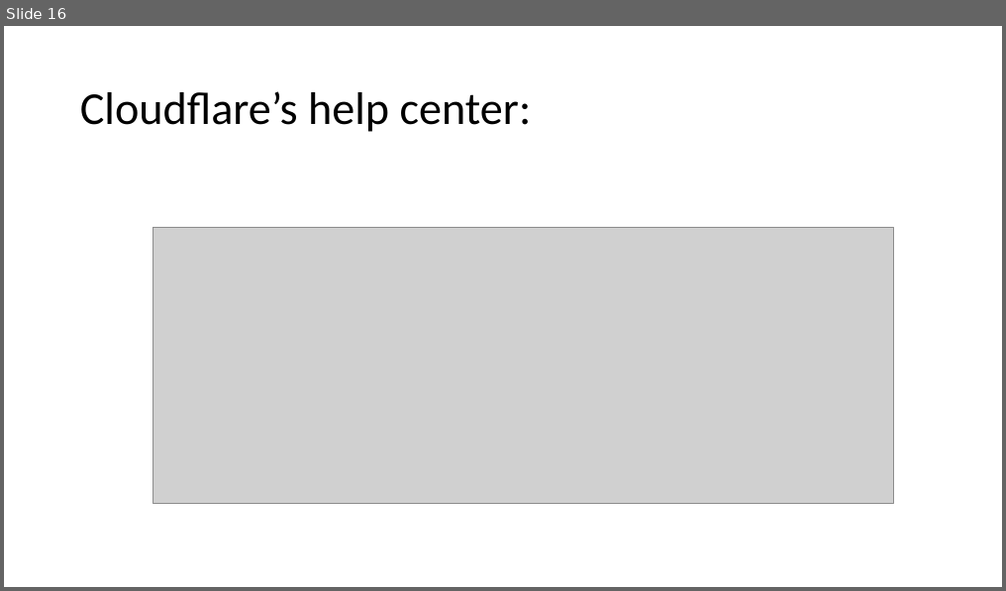
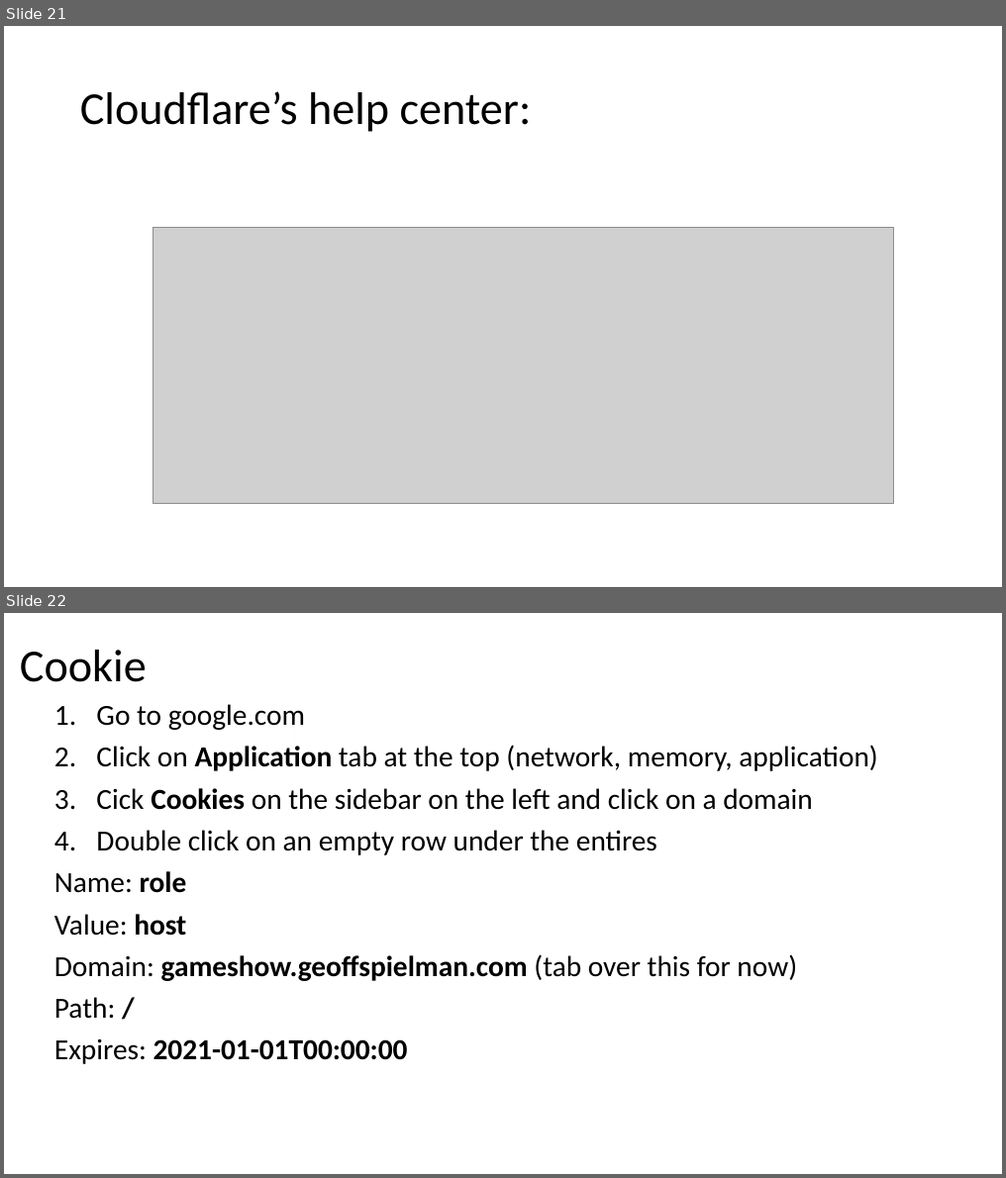
Before and after one commit to GeoffSpielman/Gameshow_Website, a slide deck: Not_Shared/Ideas.pptx. Shown one above the other, each under a label of ours: slide 16 before the commit, slides 21 and 22 after it. The pictures are 1006x591 and 1006x1178 pixels, drawn with LibreOffice and Linux fonts; fonts in the diff are those of the drawing; grey boxes stand for pictures. Boxes give left, top, right and bottom in pixels: in the first picture for what was removed or moved away, otherwise in the second. Text is boxed around its words. In the diff, an @@ line names an element or a change of style, - is before the commit and + after.

```diff
--- a/Not_Shared/Ideas.pptx
+++ b/Not_Shared/Ideas.pptx
@@ slide 22 added at [4,613,1002,1174], background #FFFFFF @@
@@ title added at [20,650,147,682], 44 pt, text #000000 @@
+Cookie
@@ text added at [54,704,878,1064], 28 pt, text #000000 @@
+1. Go to google.com
+2. Click on Application tab at the top (network, memory, application)
+3. Cick Cookies on the sidebar on the left and click on a domain
+4. Double click on an empty row under the entires
+Name: role
+Value: host
+Domain: gameshow.geoffspielman.com (tab over this for now)
+Path: /
+Expires: 2021-01-01T00:00:00
@@ rectangle added at [295,722,295,744], fill #EEEEEE @@
@@ what was slide 16 is now slide 21 @@
```
Also in this commit, not shown: 3 slides changed, 5 other slides added, 24 other files.
